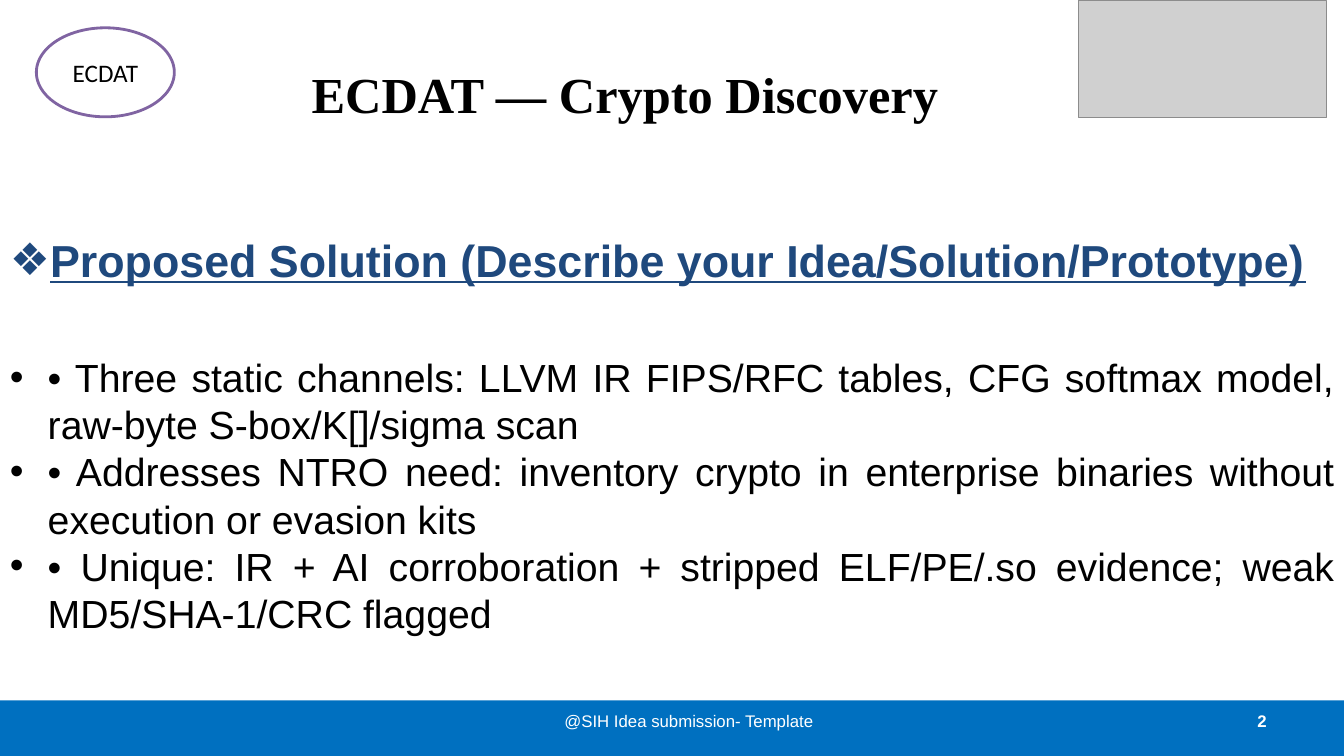
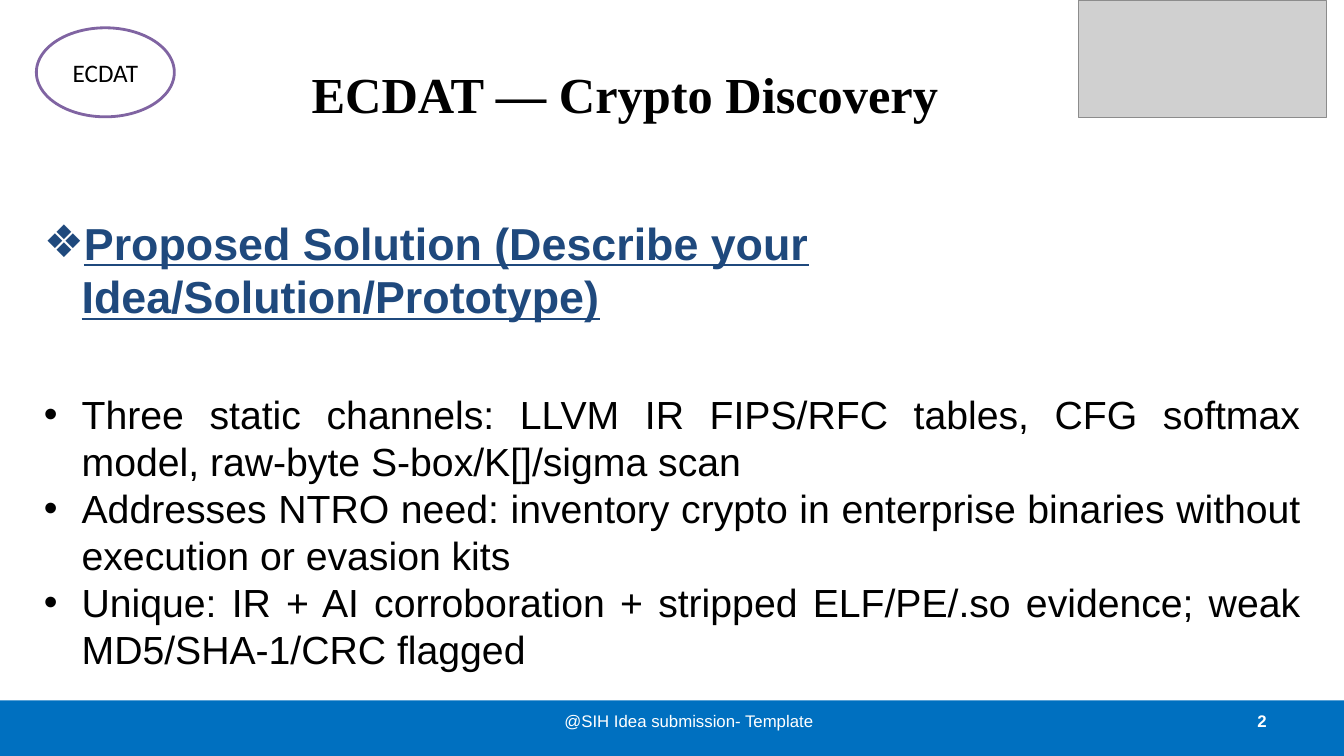
Before and after one commit to tomlin7/ECDAT, a slide deck: slide 2 of public/pitch/SIH26164-ECDAT-Idea-Presentation.pptx. Drawn at 1344x756 pixels with LibreOffice and Linux fonts; fonts in the diff are those of the drawing; grey boxes stand for pictures. Boxes give left, top, right and bottom in pixels: in the first picture for what was removed or moved away, otherwise in the second. Text is boxed around its words. In the diff, an @@ line names an element or a change of style, - is before the commit and + after.

Commit message:
chore: edited presentation

```diff
--- a/public/pitch/SIH26164-ECDAT-Idea-Presentation.pptx
+++ b/public/pitch/SIH26164-ECDAT-Idea-Presentation.pptx
@@ text "Proposed Solution (Describe your Idea/Solution/Prototype)": place and size @@
-text "Proposed Solution (Describe your Idea/Solution/Prototype)" at [48, 244, 1334, 636]
+text "Proposed Solution (Describe your Idea/Solution/Prototype)" at [82, 227, 1300, 672]
@@ text at [82, 400, 1300, 672]: text changed @@
-• • Three static channels: LLVM IR FIPS/RFC tables, CFG softmax model, raw-byte S-box/K[]/sigma scan
-• • Addresses NTRO need: inventory crypto in enterprise binaries without execution or evasion kits
-• • Unique: IR + AI corroboration + stripped ELF/PE/.so evidence; weak MD5/SHA-1/CRC flagged
+• Three static channels: LLVM IR FIPS/RFC tables, CFG softmax model, raw-byte S-box/K[]/sigma scan
+• Addresses NTRO need: inventory crypto in enterprise binaries without execution or evasion kits
+• Unique: IR + AI corroboration + stripped ELF/PE/.so evidence; weak MD5/SHA-1/CRC flagged
```
Also in this commit, not shown: 4 other slides changed.
